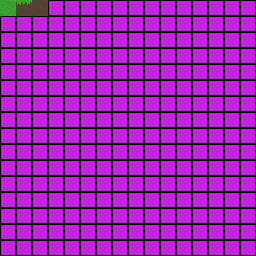
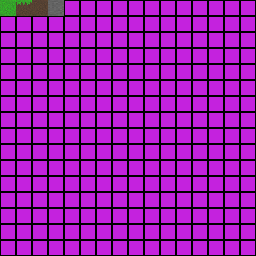
Layer changes from the first 256 × 256 image to the second:
painted on "Background" over [48, 0, 64, 16]
